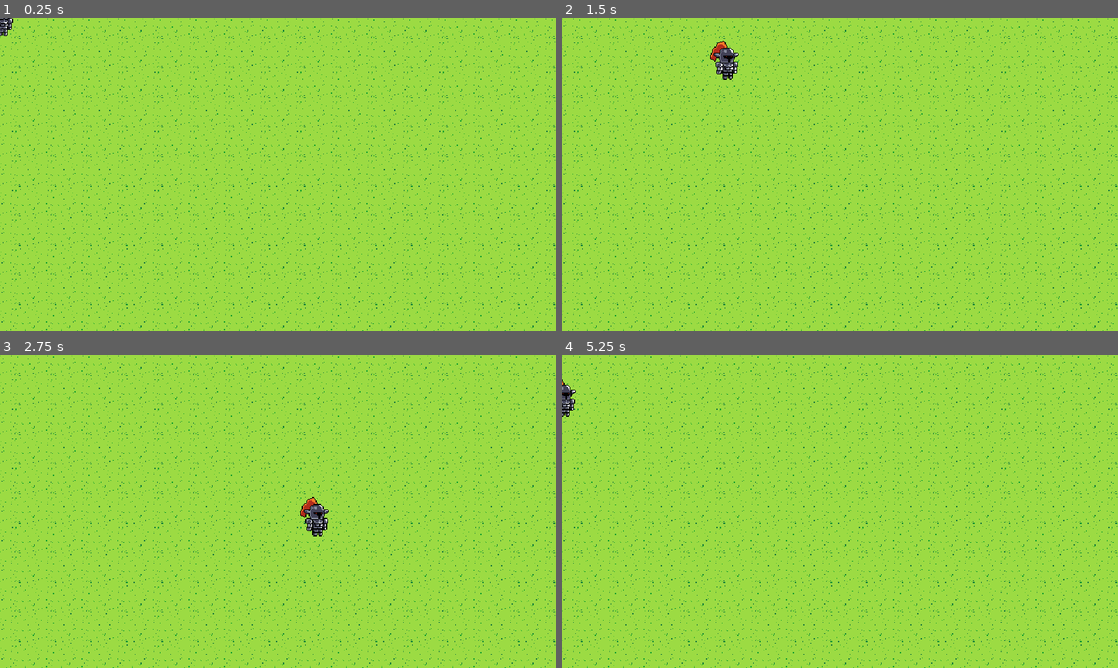
Above: before the commit, frames 1-4 (two rows, left to right).
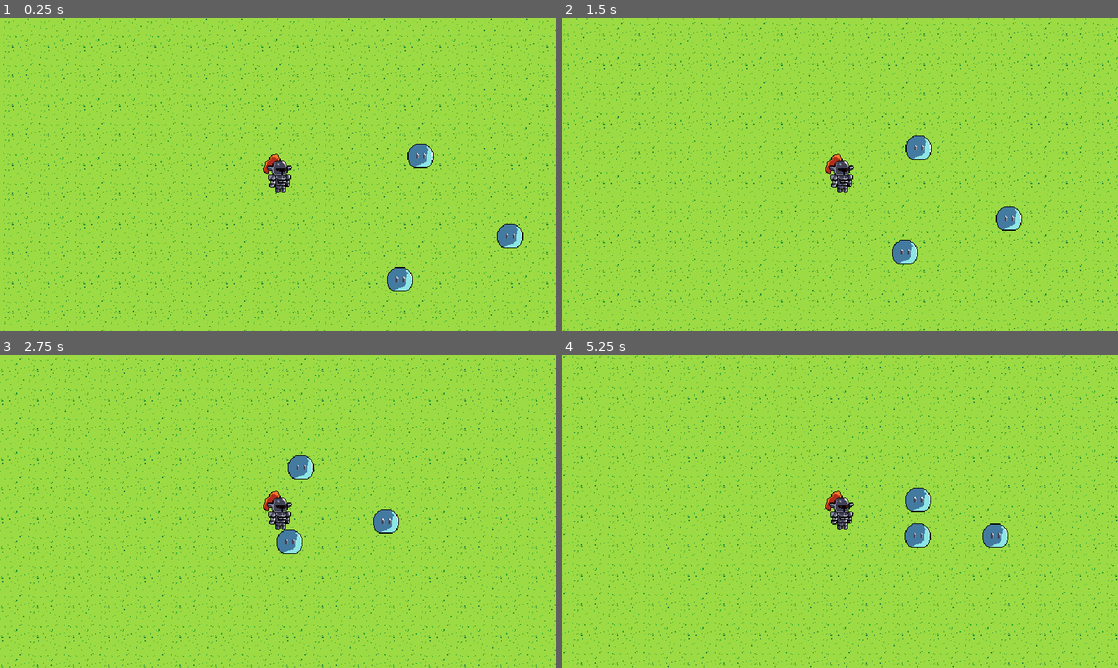
Above: after the commit, the same moments.

Repository: nlond/CardProject
Game: Godot game, scene res://world.tscn
Two runs of this game, one before a commit and one after it. Both use one fixed random seed, a clock stepped at 60 frames per second and the inputs below.
Inputs:
- Up to frame 1 (0.25 s): no input
- Up to frame 2 (1.5 s): hold D (Right) 0.53-1.28 s; hold S (Down) from 1.28 s (still down)
- Up to frame 3 (2.75 s): release S (Down) at 2.03 s; hold D (Right) from 2.03 s (still down)
- Up to frame 4 (5.25 s): release D (Right) at 2.78 s; hold W (Up) 2.78-3.53 s; hold A (Left) 3.53-5.03 s; hold S (Down) from 5.03 s (still down)

The runs differ from the first frame. In frame 1, 8.1% of the frame differs, in the area x 0-100%, y 0-100%; in frame 2, 8.2%; in frame 3, 8.3%; in frame 4, 8.1%.

Commit message:
Added simple enemy AI

Diff:
--- /dev/null
+++ b/Enemy/enemy_slime.tscn
@@ -0,0 +1,18 @@
+[gd_scene load_steps=4 format=3 uid="uid://bpocamtfkwwxi"]
+
+[ext_resource type="Script" path="res://enemy_slime.gd" id="1_em52p"]
+[ext_resource type="Texture2D" uid="uid://qdc78avewb5g" path="res://Textures/Slime.png" id="2_lm7fn"]
+
+[sub_resource type="CircleShape2D" id="CircleShape2D_ip7x5"]
+radius = 14.0
+
+[node name="EnemySlime" type="CharacterBody2D"]
+motion_mode = 1
+script = ExtResource("1_em52p")
+
+[node name="Sprite2D" type="Sprite2D" parent="."]
+texture = ExtResource("2_lm7fn")
+
+[node name="CollisionShape2D" type="CollisionShape2D" parent="."]
+position = Vector2(3, -3)
+shape = SubResource("CircleShape2D_ip7x5")
--- a/Player/player.gd
+++ b/Player/player.gd
@@ -1,6 +1,6 @@
 extends CharacterBody2D
 
-var movement_speed = 250.0
+@export var movement_speed = 150.0
 
 func _physics_process(delta):
 	movement()
--- a/Player/player.tscn
+++ b/Player/player.tscn
@@ -1,10 +1,21 @@
-[gd_scene load_steps=3 format=3 uid="uid://dui4jj31p154s"]
+[gd_scene load_steps=4 format=3 uid="uid://dui4jj31p154s"]
 
 [ext_resource type="Script" path="res://Player/player.gd" id="1_2jvb1"]
 [ext_resource type="Texture2D" uid="uid://ccwsrve808ee1" path="res://Textures/Knight.png" id="1_th55o"]
 
-[node name="Player" type="CharacterBody2D"]
+[sub_resource type="CapsuleShape2D" id="CapsuleShape2D_drrdt"]
+height = 34.0
+
+[node name="Player" type="CharacterBody2D" groups=["Player"]]
+motion_mode = 1
 script = ExtResource("1_2jvb1")
+movement_speed = 65.0
 
 [node name="Sprite2D" type="Sprite2D" parent="."]
 texture = ExtResource("1_th55o")
+
+[node name="Camera2D" type="Camera2D" parent="."]
+
+[node name="CollisionShape2D" type="CollisionShape2D" parent="."]
+position = Vector2(2, 3)
+shape = SubResource("CapsuleShape2D_drrdt")
--- /dev/null
+++ b/enemy_slime.gd
@@ -0,0 +1,10 @@
+extends CharacterBody2D
+
+@export var movement_speed = 20.0
+
+@onready var player = get_tree().get_first_node_in_group("Player")
+
+func _physics_process(delta):
+	var direction = global_position.direction_to(player.global_position)
+	velocity = direction * movement_speed
+	move_and_slide()
--- a/project.godot
+++ b/project.godot
@@ -13,7 +13,7 @@
 config/name="CardProject"
 run/main_scene="res://world.tscn"
 config/features=PackedStringArray("4.2", "Forward Plus")
-config/icon="res://icon.svg"
+config/icon="res://Textures/icon.svg"
 
 [display]
 
--- a/world.tscn
+++ b/world.tscn
@@ -1,7 +1,8 @@
-[gd_scene load_steps=3 format=3 uid="uid://dw6t2tn0ajjwm"]
+[gd_scene load_steps=4 format=3 uid="uid://dw6t2tn0ajjwm"]
 
 [ext_resource type="Texture2D" uid="uid://b05xqkabsumk1" path="res://Textures/Grass Tile.png" id="1_qak51"]
 [ext_resource type="PackedScene" uid="uid://dui4jj31p154s" path="res://Player/player.tscn" id="2_p8qsx"]
+[ext_resource type="PackedScene" uid="uid://bpocamtfkwwxi" path="res://Enemy/enemy_slime.tscn" id="3_8p5eu"]
 
 [node name="World" type="Node2D"]
 
@@ -13,3 +14,12 @@
 region_rect = Rect2(0, 0, 4000, 4000)
 
 [node name="Player" parent="." instance=ExtResource("2_p8qsx")]
+
+[node name="EnemySlime" parent="." instance=ExtResource("3_8p5eu")]
+position = Vector2(166, -19)
+
+[node name="EnemySlime2" parent="." instance=ExtResource("3_8p5eu")]
+position = Vector2(269, 75)
+
+[node name="EnemySlime3" parent="." instance=ExtResource("3_8p5eu")]
+position = Vector2(141, 127)
Renamed: icon.svg -> Textures/icon.svg
Not shown, changed: Textures/icon.svg.import
